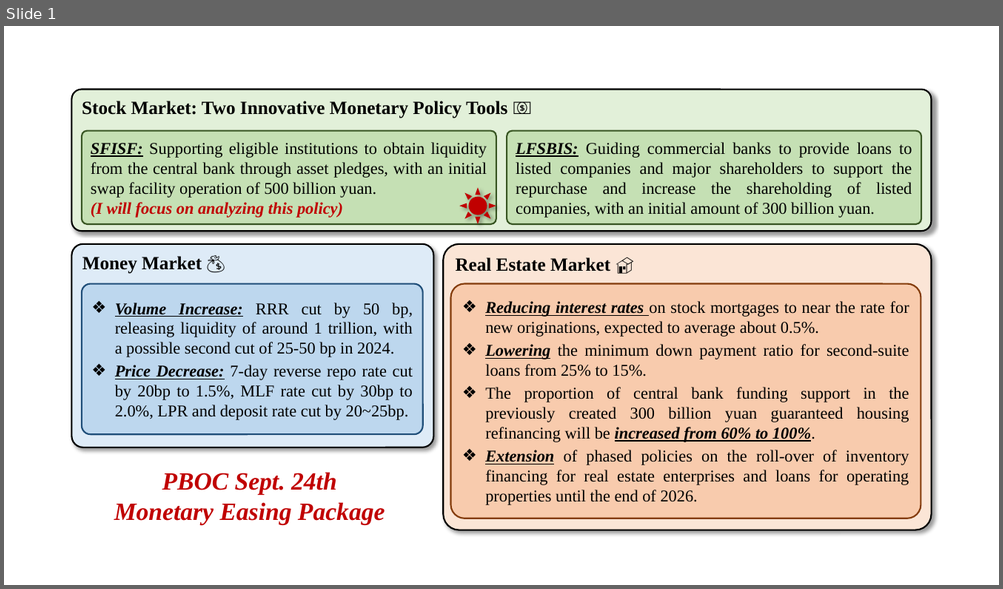
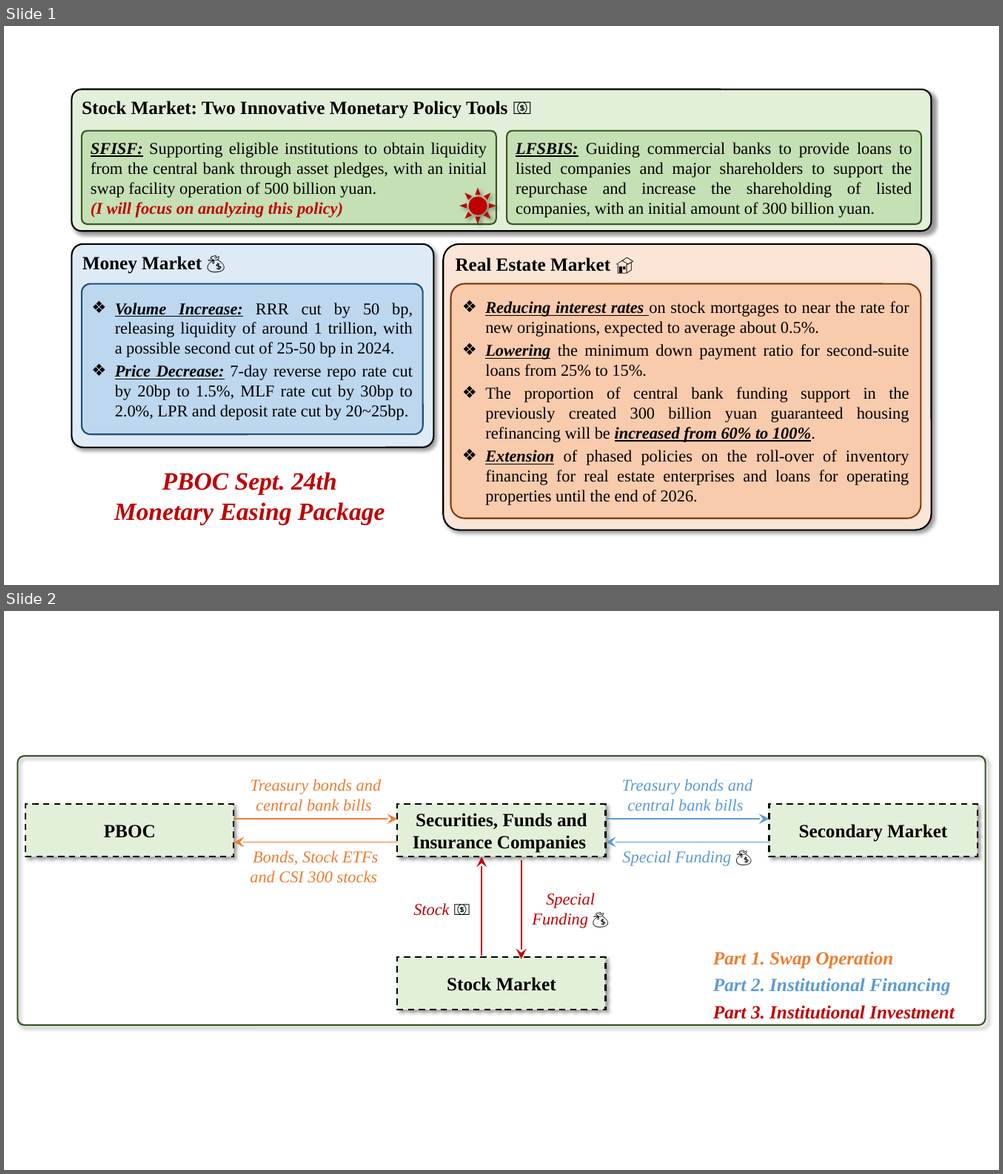
Before and after one commit to KarryRen/FMIC, a slide deck: HomeWorks/homework1/images.pptx. Shown one above the other, each under a label of ours: slide 1 before the commit, slides 1 and 2 after it. The pictures are 1003x589 and 1003x1174 pixels, drawn with LibreOffice and Linux fonts; fonts in the diff are those of the drawing. Boxes give left, top, right and bottom in pixels: in the first picture for what was removed or moved away, otherwise in the second. Text is boxed around its words. In the diff, an @@ line names an element or a change of style, - is before the commit and + after.

```diff
--- a/HomeWorks/homework1/images.pptx
+++ b/HomeWorks/homework1/images.pptx
@@ slide 2 added at [4, 611, 999, 1170], background #FFFFFF @@
@@ rounded rectangle added at [17, 756, 985, 1025], outline #385723 1.5 pt @@
@@ text added at [250, 779, 381, 812], 16 pt, text #ED7D31, italic @@
+Treasury bonds and central bank bills
@@ text added at [622, 779, 753, 811], 16 pt, text #5B9BD5, italic @@
+Treasury bonds and central bank bills
@@ rectangle added at [25, 804, 234, 857], fill #E2F0D9, outline #000000 1.5 pt dashed, 18 pt, text #000000, bold @@
+PBOC
@@ rectangle added at [397, 804, 606, 857], fill #E2F0D9, outline #000000 1.5 pt dashed, 18 pt, text #000000, bold @@
+Securities, Funds and Insurance Companies
@@ rectangle added at [768, 804, 977, 857], fill #E2F0D9, outline #000000 1.5 pt dashed, 18 pt, text #000000, bold @@
+Secondary Market
@@ arrow added from (234, 819) to (397, 819), #ED7D31 1.25 pt @@
@@ arrow added from (606, 819) to (768, 819), #5B9BD5 1.25 pt @@
@@ arrow added from (397, 843) to (234, 843), #ED7D31 1.25 pt @@
@@ text added at [250, 851, 378, 883], 16 pt, text #ED7D31, italic @@
+Bonds, Stock ETFs and CSI 300 stocks
@@ arrow added from (768, 843) to (606, 843), #5B9BD5 1.25 pt @@
@@ text added at [622, 851, 731, 866], 16 pt, text #5B9BD5, italic @@
+Special Funding 💰
@@ arrow added from (481, 957) to (481, 857), #C00000 1.25 pt @@
@@ arrow added from (521, 860) to (521, 960), #C00000 1.25 pt @@
@@ text added at [532, 893, 595, 928], 16 pt, text #C00000, italic @@
+Special Funding 💰
@@ text added at [413, 903, 449, 916], 16 pt, text #C00000, italic @@
+Stock 💵
@@ rectangle added at [397, 957, 606, 1010], fill #E2F0D9, outline #000000 1.5 pt dashed, 18 pt, text #000000, bold @@
+Stock Market
@@ text added at [713, 951, 954, 1019], 18 pt, text #C00000, bold, italic @@
+Part 1. Swap Operation
+Part 2. Institutional Financing
+Part 3. Institutional Investment
```
Also in this commit, not shown: 2 other slides added, 1 slide removed, 11 other files.
